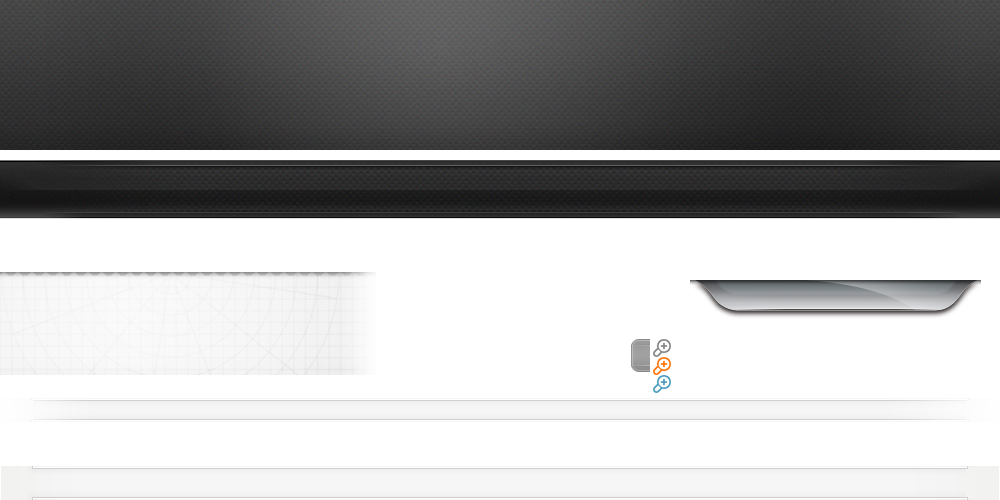
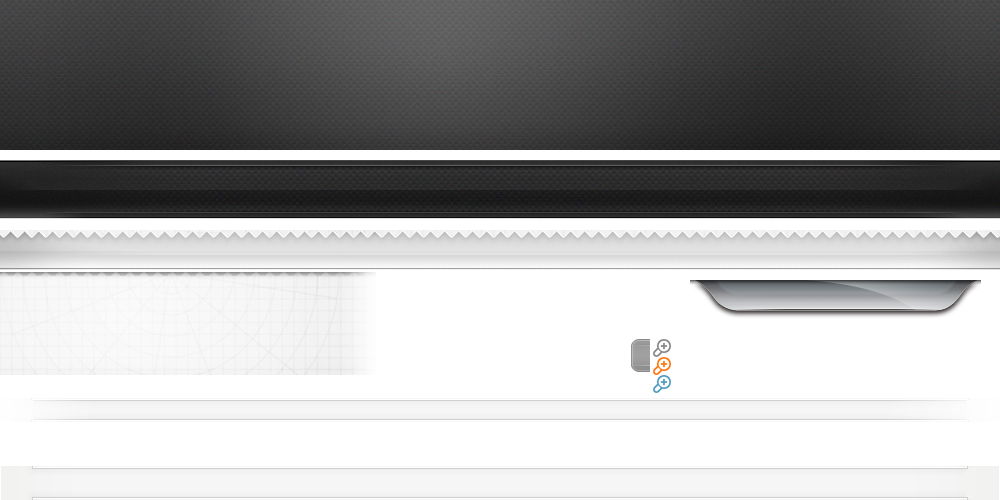
The second 1000 × 500 image is a revision of the first. Changes to its layers:
added layer "ariane.jpg" (1st of 2) above "separateur-h2-doc.png" over <box>0,230,1000,270</box>
